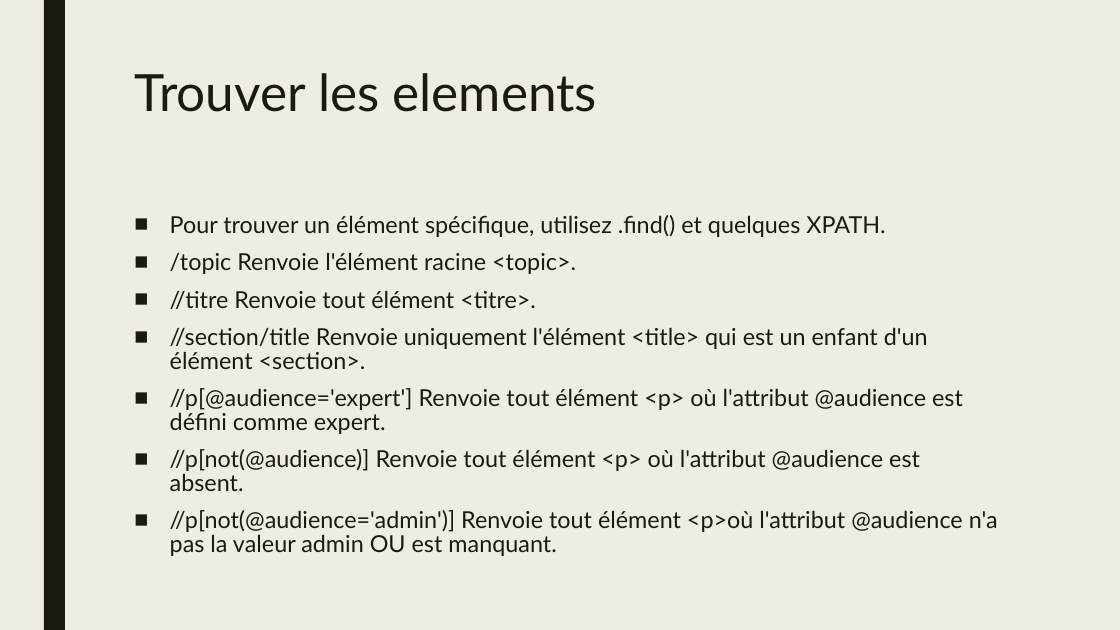
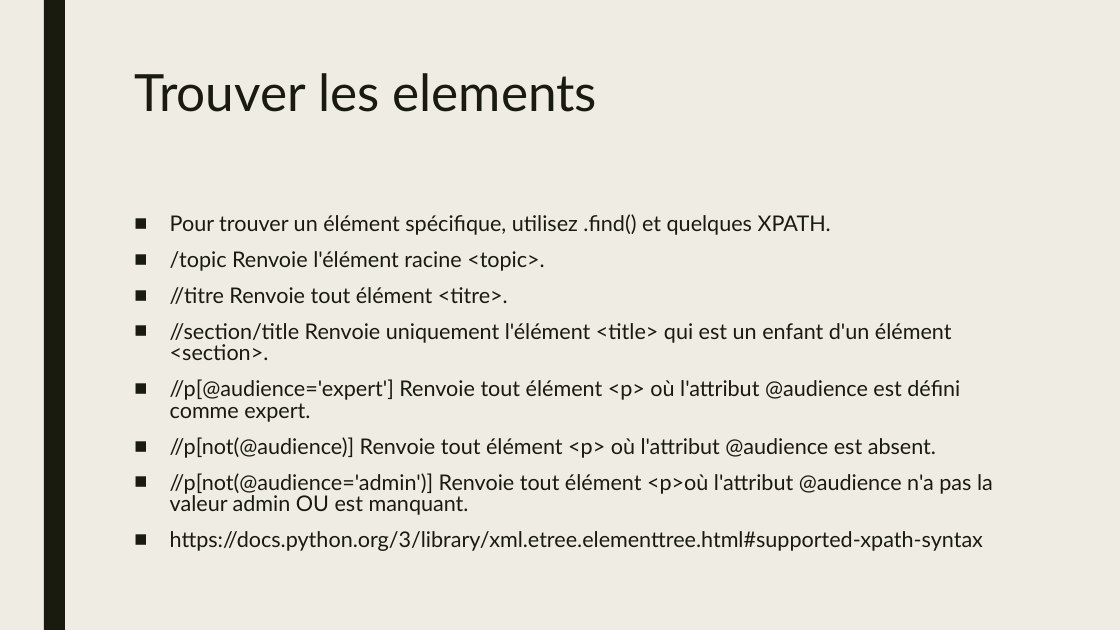
Before and after one commit to jamesgawley/xml, a slide deck: slide 10 of atelier_xml.pptx. Drawn at 1120x630 pixels with LibreOffice and Linux fonts; fonts in the diff are those of the drawing. Boxes give left, top, right and bottom in pixels: in the first picture for what was removed or moved away, otherwise in the second. Text is boxed around its words. In the diff, an @@ line names an element or a change of style, - is before the commit and + after.

```diff
--- a/atelier_xml.pptx
+++ b/atelier_xml.pptx
@@ text at (170,214,993,515): size 20 to 18.5 pt in "Pour trouver un élément spécifique, utilisez .find() ...", "/topic Renvoie l'élément racine <topic>.", "//titre Renvoie tout élément <titre>.", "//section/title Renvoie uniquement l'élément <title> qui est ..." and 3 more places @@
@@ text at (170,531,983,551): paragraph added @@
+■ https://docs.python.org/3/library/xml.etree.elementtree.html#supported-xpath-syntax
```
Also in this commit, not shown: 1 other slide changed, 1 slide added, 1 other file.
